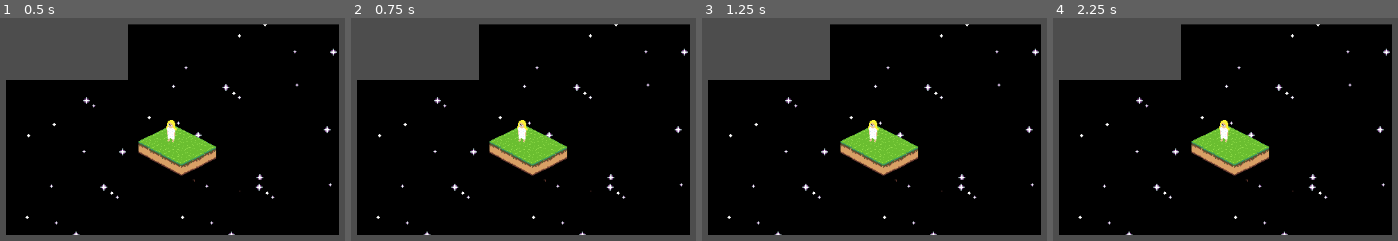
Above: before the commit, frames 1-4 (left to right).
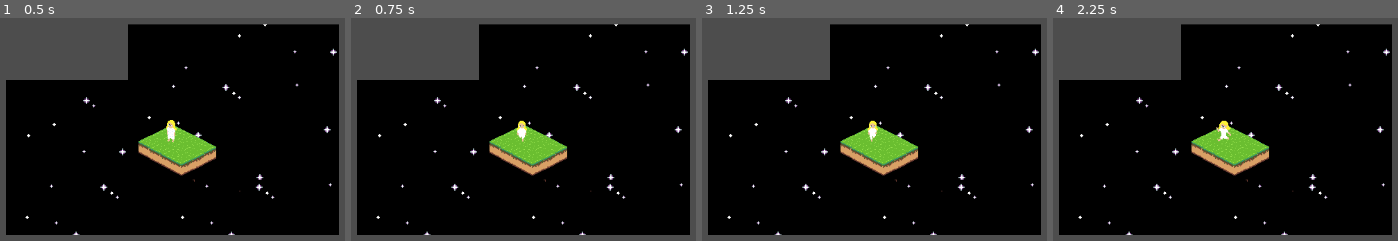
Above: after the commit, the same moments.

Repository: stuartwk/iso_walk
Game: Godot game, scene res://node_2d.tscn
Two runs of this game, one before a commit and one after it. Both use one fixed random seed, a clock stepped at 60 frames per second and the inputs below.
Inputs:
- Up to frame 1 (0.5 s): no input
- Up to frame 2 (0.75 s): tap Enter at 0.5 s; hold Right (ui_right) from 0.53 s (still down)
- Up to frame 3 (1.25 s): keep holding Right (ui_right)
- Up to frame 4 (2.25 s): tap Space at 1.25 s; release Right (ui_right) at 1.28 s; hold Left (ui_left) 1.28-2.03 s; tap Enter at 2 s; hold Right (ui_right) from 2.03 s (still down)

Frame 1 is identical in both runs. In frame 2, 0.1% of the frame differs, in the area x 47-52%, y 45-56%; in frame 3, 0.1%; in frame 4, 0.2%.

Commit message:
character walk cycle loops on user input

Diff:
--- a/node_2d.tscn
+++ b/node_2d.tscn
@@ -1,9 +1,10 @@
-[gd_scene load_steps=72 format=3 uid="uid://mb5840mw6gb2"]
+[gd_scene load_steps=73 format=3 uid="uid://mb5840mw6gb2"]
 
 [ext_resource type="Texture2D" uid="uid://bc5agf1jym3of" path="res://assets/space_background.png" id="1_ug3b0"]
 [ext_resource type="Texture2D" uid="uid://b08svq210xq2l" path="res://assets/girl01.png" id="1_vo1jo"]
 [ext_resource type="Texture2D" uid="uid://buu7xtcfjeswr" path="res://assets/girl_walkcycle02.png" id="2_4nq5e"]
 [ext_resource type="Texture2D" uid="uid://b8xudimcki70j" path="res://assets/land_tile02.png" id="2_f7uln"]
+[ext_resource type="Script" path="res://scripts/Walk.gd" id="3_dxfpg"]
 
 [sub_resource type="TileSetAtlasSource" id="TileSetAtlasSource_fbf1p"]
 texture = ExtResource("1_ug3b0")
@@ -861,7 +862,7 @@
 
 [sub_resource type="AnimationNodeStateMachine" id="AnimationNodeStateMachine_e8r1l"]
 states/idle/node = SubResource("AnimationNodeBlendSpace2D_wlvvs")
-states/idle/position = Vector2(414.295, 101.5)
+states/idle/position = Vector2(414.295, 100.375)
 states/walk/node = SubResource("AnimationNodeBlendSpace2D_r2nlx")
 states/walk/position = Vector2(703.295, 100.75)
 transitions = ["Start", "idle", SubResource("AnimationNodeStateMachineTransition_iub40"), "idle", "walk", SubResource("AnimationNodeStateMachineTransition_gsuae"), "walk", "idle", SubResource("AnimationNodeStateMachineTransition_1muxb")]
@@ -884,13 +885,14 @@
 layer_1/tile_data = PackedInt32Array(327681, 65538, 4, 393222, 393218, 5, 131068, 2, 2, 196604, 2, 3, 131069, 65538, 2, …(514 unchanged characters)…
 
 [node name="CharacterBody2D" type="CharacterBody2D" parent="."]
+script = ExtResource("3_dxfpg")
 
 [node name="AnimationPlayer" type="AnimationPlayer" parent="CharacterBody2D"]
 
 [node name="AnimatedSprite2D" type="AnimatedSprite2D" parent="CharacterBody2D"]
 sprite_frames = SubResource("SpriteFrames_deuo7")
-animation = &"idle"
-frame_progress = 0.423979
+animation = &"walk"
+frame_progress = 0.353447
 
 [node name="CollisionShape2D" type="CollisionShape2D" parent="CharacterBody2D"]
 position = Vector2(-2, 10)
--- /dev/null
+++ b/scripts/Walk.gd
@@ -0,0 +1,16 @@
+extends CharacterBody2D
+
+## one thing i don't understand, how does the code
+## know where to find the AnimatedSprite2D?
+## maybe it just checks for the closest child node?
+@onready var _animated_sprite = $AnimatedSprite2D
+
+## _process is called in every frame of the general loop
+func _process(delta):
+	## we are watching for input actions here
+	if Input.is_action_pressed("ui_right"):
+		_animated_sprite.play('walk')
+	elif Input.is_action_pressed("ui_left"):
+		_animated_sprite.play('walk')
+	else:
+		_animated_sprite.play('idle')
